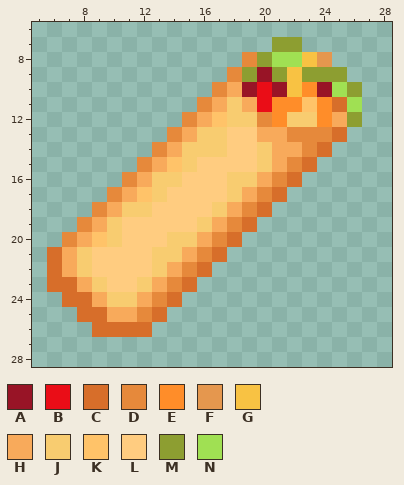
File history of a pixel-art sprite, Resources/Textures/SS220/Objects/Consumable/Food/shawarma.rsi/shawarma.png. The first picture shows the starting point.
The file is 32x32 pixels. Shown: x 5..28, y 6..28.
Palette (. is transparent): A #981426  B #ea0d17  C #d76e2a  D #e6893b  E #ff8d29  F #e5974e  G #f8c243  H #f8aa5b  J #f8cc70  K #ffc369  L #ffcc80  M #8d9e31  N #a0e053
Pixels before, first column x 6:
 7 ...............MM....
 8 .............DMNNGF..
 9 ............DMAMGMMM.
10 ...........DHABAGEANM
11 ..........DHJHBEEKECN
12 .........DHKJJDEJJEHM
13 ........DHJJLLHHDDDC.
14 .......DHJJJLLJHHDC..
15 ......DHKJLLLLJHDC...
16 .....DHJJLLLJJHDC....
17 ....DHKJLLLLJHDC.....
18 ...DHJJLLLLJHDC......
19 ..DHJLLLLLJHDC.......
20 .DHKJLLLJJHDC........
21 CHJLLLLJJHDC.........
22 CHJLLLLJHDC..........
23 CCHJLLJHDC...........
24 .CCHJJHDC............
25 ..CCHHDC.............
26 ...CCCC..............
After the commit:
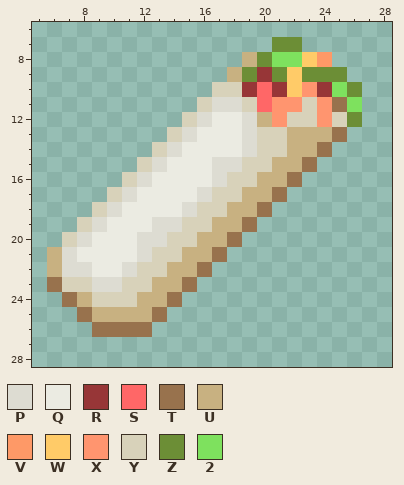
Colours new in this view: P #dddcd2  Q #ebebe2  R #973637  S #ff6767  T #98724d  U #c8b181  V #fe9967  W #ffcb68  X #ff956f  Y #d8d2ba  Z #6c8e36  2 #7ee15e
Edits made:
Changed rows in their new state; - is an unchanged pixel.
first column x 6:
 7 ---------------ZZ----
 8 -------------UZ22WV--
 9 ------------UZRZWZZZ-
10 -----------YYRSRWXR2Z
11 ----------YPPYSXXYXT2
12 ---------YPQQPUXYYXYZ
13 --------YPQQQPYYUUUT-
14 -------YPQQQQPYYUUT--
15 ------YPQQQPPYYUUT---
16 -----YPQQQQPYYUUT----
17 ----YPQQQQPYYUUT-----
18 ---YPQQQQPYYUUT------
19 --YPQQQPPYYUUT-------
20 -YPQQQPPYYUUT--------
21 UPQQQQPYYUUT---------
22 UPPQQPYYUUT----------
23 TYYPPYYUUT-----------
24 -TUYYYUUT------------
25 --TUUUUT-------------
26 ---TTTT--------------
Where, in picture pixels (left, top, right, bottom), the same in both pictures:
changed: (47, 37, 362, 337)
